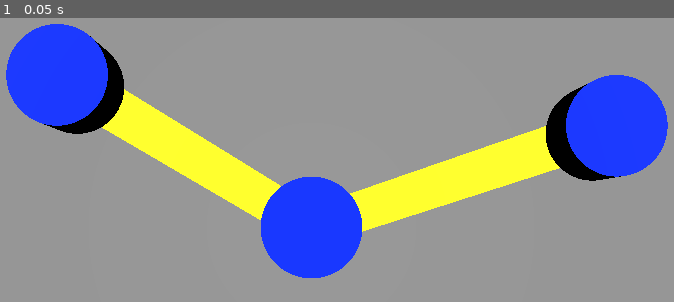
Above: before the commit, frame 1.
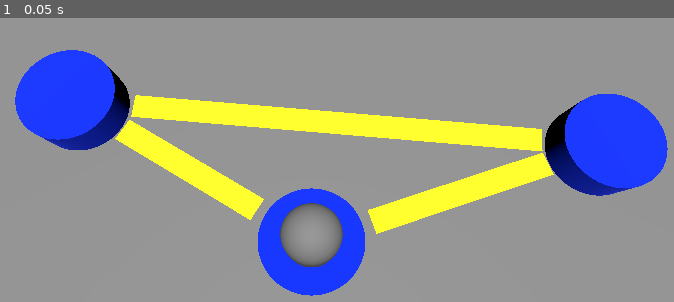
Above: after the commit, the same moment.

Repository: Crestor123/dokapon
Game: Godot game, scene res://WorldMap/Scenes/WorldMap.tscn
Two runs of this game, one before a commit and one after it. Both use one fixed random seed, a clock stepped at 60 frames per second and the inputs below.
Inputs:
- Up to frame 1 (0.05 s): no input

The runs differ from the first frame. In frame 1, 18% of the frame differs, in the area x 0-100%, y 2-98%.

Commit message:
Locations catalog both 'to' and 'from' edges

Diff:
--- /dev/null
+++ b/Objects/Player.tscn
@@ -0,0 +1,11 @@
+[gd_scene load_steps=3 format=3 uid="uid://bauundbuyje2i"]
+
+[ext_resource type="Script" path="res://Scripts/Player.gd" id="1_ur56a"]
+
+[sub_resource type="CapsuleMesh" id="CapsuleMesh_tencj"]
+
+[node name="Player" type="CharacterBody3D"]
+script = ExtResource("1_ur56a")
+
+[node name="MeshInstance3D" type="MeshInstance3D" parent="."]
+mesh = SubResource("CapsuleMesh_tencj")
--- /dev/null
+++ b/Scripts/Player.gd
@@ -0,0 +1,5 @@
+extends CharacterBody3D
+
+#Takes a MapPath node, and moves the player along it
+func traverse(Node):
+	pass
--- a/WorldMap/Objects/MapPath.tscn
+++ b/WorldMap/Objects/MapPath.tscn
@@ -1,4 +1,6 @@
-[gd_scene load_steps=3 format=3 uid="uid://bivt1yg7m65v3"]
+[gd_scene load_steps=4 format=3 uid="uid://bivt1yg7m65v3"]
+
+[ext_resource type="Script" path="res://WorldMap/Scripts/MapPath.gd" id="1_7mfuy"]
 
 [sub_resource type="StandardMaterial3D" id="StandardMaterial3D_y4fbl"]
 albedo_color = Color(1, 1, 0.14902, 1)
@@ -8,7 +10,8 @@
 size = Vector2(1, 1)
 
 [node name="MapPath" type="Node3D"]
-transform = Transform3D(1, 0, 0, 0, 1, 0, 0, 0, 1, 0, 1, 0)
+transform = Transform3D(0.5, 0, 0, 0, 0.5, 0, 0, 0, 0.5, 0, 0.51, 0)
+script = ExtResource("1_7mfuy")
 
 [node name="MeshInstance3D" type="MeshInstance3D" parent="."]
 mesh = SubResource("PlaneMesh_tbxya")
--- a/WorldMap/Resources/WorldMap.tres
+++ b/WorldMap/Resources/WorldMap.tres
@@ -10,7 +10,7 @@
 
 [sub_resource type="Resource" id="Resource_btxc1"]
 script = ExtResource("1_nqkn5")
-to = Array[int]([1])
+to = Array[int]([2])
 
 [sub_resource type="Resource" id="Resource_aw3kv"]
 script = ExtResource("1_utsmu")
--- a/WorldMap/Scenes/WorldMap.tscn
+++ b/WorldMap/Scenes/WorldMap.tscn
@@ -1,9 +1,10 @@
-[gd_scene load_steps=7 format=3 uid="uid://o8wj2bfrcf6g"]
+[gd_scene load_steps=8 format=3 uid="uid://o8wj2bfrcf6g"]
 
 [ext_resource type="Script" path="res://WorldMap/Scripts/WorldMapNodes.gd" id="1_m7a8k"]
 [ext_resource type="PackedScene" uid="uid://4ycrxi3higj1" path="res://WorldMap/Objects/MapLocation.tscn" id="2_kn4ug"]
 [ext_resource type="PackedScene" uid="uid://bivt1yg7m65v3" path="res://WorldMap/Objects/MapPath.tscn" id="3_3eirm"]
 [ext_resource type="Resource" uid="uid://c801gu7obwjly" path="res://WorldMap/Resources/WorldMap.tres" id="3_t32oe"]
+[ext_resource type="PackedScene" uid="uid://bauundbuyje2i" path="res://Objects/Player.tscn" id="5_r3sui"]
 
 [sub_resource type="BoxShape3D" id="BoxShape3D_j2eje"]
 size = Vector3(30, 1, 30)
@@ -14,7 +15,7 @@
 [node name="WorldMap" type="Node3D"]
 
 [node name="Camera3D" type="Camera3D" parent="."]
-transform = Transform3D(1, 0, 0, 0, -4.37114e-08, 1, 0, -1, -4.37114e-08, 0, 8, 0)
+transform = Transform3D(1, 0, 0, 0, 0.170622, 0.985337, 0, -0.985337, 0.170622, 0, 6.63909, 0.692081)
 
 [node name="DirectionalLight3D" type="DirectionalLight3D" parent="Camera3D"]
 
@@ -27,8 +28,10 @@
 mesh = SubResource("BoxMesh_6wh56")
 
 [node name="MapNodes" type="Node3D" parent="."]
-transform = Transform3D(1, 0, 0, 0, 1, 0, 0, 0, 1, 0, 1, 0)
 script = ExtResource("1_m7a8k")
 MapLocation = ExtResource("2_kn4ug")
 MapPath = ExtResource("3_3eirm")
 WorldMap = ExtResource("3_t32oe")
+
+[node name="Player" parent="." instance=ExtResource("5_r3sui")]
+transform = Transform3D(1, 0, 0, 0, 1, 0, 0, 0, 1, 0, 1.5, 0)
--- a/WorldMap/Scripts/MapLocation.gd
+++ b/WorldMap/Scripts/MapLocation.gd
@@ -1,3 +1,5 @@
 extends StaticBody3D
 
 @onready var edges = $Edges
+var locationName : String
+var paths : Array[Node]
--- /dev/null
+++ b/WorldMap/Scripts/MapPath.gd
@@ -0,0 +1,18 @@
+extends Node3D
+
+@export var points : Array[Vector3]
+@export var from : Node
+@export var to : Node
+
+func initialize(to : Node):
+	from = get_parent().get_parent()
+	self.to = to
+	global_position = from.global_position
+	var angle = from.global_position.angle_to(to.global_position)
+	var distance = from.global_position.distance_to(to.global_position)
+	look_at(to.global_position, Vector3.UP)
+	rotation.x = 0
+	rotation.z = 0
+	global_position.x = (to.global_position.x + from.global_position.x) / 2
+	global_position.z = (to.global_position.z + from.global_position.z) / 2
+	scale.z = distance - 2.5
--- a/WorldMap/Scripts/WorldMapNodes.gd
+++ b/WorldMap/Scripts/WorldMapNodes.gd
@@ -8,6 +8,7 @@
 	#var newLocation = MapLocation.instantiate()
 	#add_child(newLocation)
 	initialize_map()
+	test()
 	pass
 
 func initialize_map():
@@ -15,6 +16,7 @@
 		var newLocation = MapLocation.instantiate()
 		add_child(newLocation)
 		newLocation.position = node.position
+		newLocation.locationName = node.name
 
 	var i = 0
 	for list in WorldMap.edges:
@@ -23,9 +25,26 @@
 			var to = get_child(edge)
 			var newEdge = MapPath.instantiate()
 			from.edges.add_child(newEdge)
-			var angle = from.global_position.angle_to(to.global_position)
-			var distance = from.global_position.distance_to(to.global_position)
-			newEdge.look_at(to.global_position, Vector3.UP)
-			newEdge.global_position.x = (to.global_position.x + from.global_position.x) / 2
-			newEdge.global_position.z = (to.global_position.z + from.global_position.z) / 2
-			newEdge.scale.z = distance
+			from.paths.append(newEdge)
+			to.paths.append(newEdge)
+			newEdge.initialize(to)
+			#newEdge.global_position = from.global_position
+			#var angle = from.global_position.angle_to(to.global_position)
+			#var distance = from.global_position.distance_to(to.global_position)
+			#newEdge.look_at(to.global_position, Vector3.UP)
+			#newEdge.rotation.x = 0
+			#newEdge.rotation.z = 0
+			#newEdge.global_position.x = (to.global_position.x + from.global_position.x) / 2
+			#newEdge.global_position.z = (to.global_position.z + from.global_position.z) / 2
+			#newEdge.scale.z = distance - 2.5
+		i += 1
+
+func test():
+	for location in get_children():
+		print(location.locationName)
+		for path in location.paths:
+			if (location == path.from):
+				print(" Edge to " + path.to.locationName)
+			else:
+				print(" Edge from " + path.from.locationName)
+	pass
